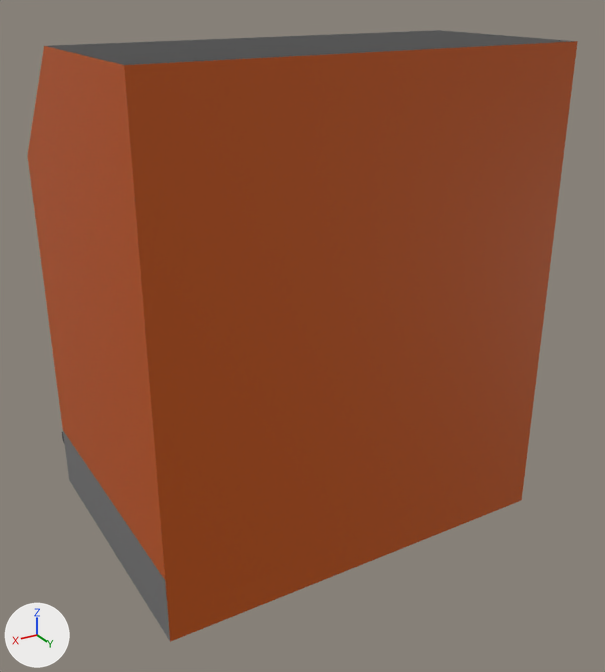
An edit to the OBJ model res/models/Buildings/Normal/NormalTriangleOrange.obj, drawn before and after from the same camera.
The view is the same before and after, from a 50 mm camera at (6.75, 11.68, 8.96) aimed at (-0.27, -0.02, 3.11). Arrows for +X, +Y and +Z are at lower left; the lights stay in place. Where no turn or scale is listed for an object, it has been applied to the vertices.

In view in the first picture: 'ZwyklyTrojkatnyPomaranczowy'.
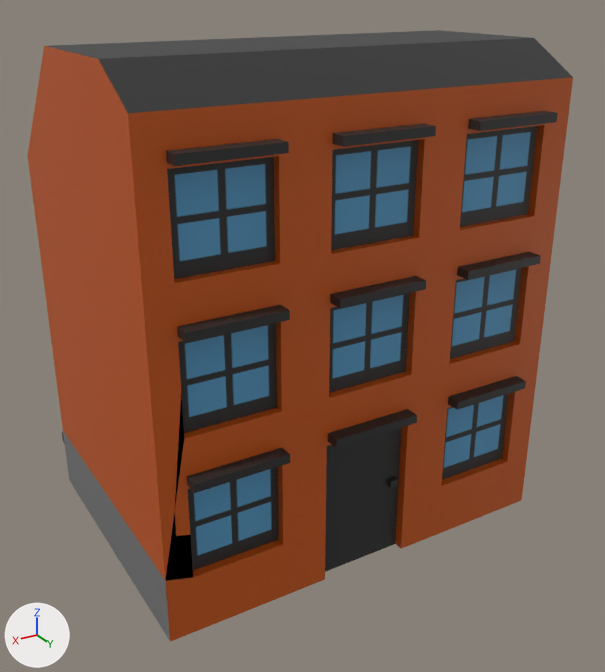
Pixel boxes (x1, y1, x2, y2) of what changed, in the pictures (605 x 672 px):
'ZwyklyTrojkatnyPomaranczowy', reshaped
    before: (27, 30, 578, 642)
    after: (27, 30, 573, 642)
part 1 of me_zwyklytrojkatnypomaranczowy, added (black)
    after: (166, 139, 289, 166)
part 2 of me_zwyklytrojkatnypomaranczowy, added (black)
    after: (333, 123, 436, 147)
part 3 of me_zwyklytrojkatnypomaranczowy, added (black)
    after: (468, 111, 557, 131)
part 4 of me_zwyklytrojkatnypomaranczowy, added
    after: (177, 305, 290, 343)
part 5 of me_zwyklytrojkatnypomaranczowy, added
    after: (330, 276, 426, 308)
part 6 of me_zwyklytrojkatnypomaranczowy, added
    after: (457, 252, 541, 280)
part 7 of me_zwyklytrojkatnypomaranczowy, added
    after: (187, 447, 290, 493)
part 8 of me_zwyklytrojkatnypomaranczowy, added
    after: (448, 376, 526, 410)
part 9 of me_zwyklytrojkatnypomaranczowy, added
    after: (328, 409, 417, 448)
part 10 of me_zwyklytrojkatnypomaranczowy, added
    after: (387, 477, 398, 488)
part 11 of me_zwyklytrojkatnypomaranczowy, built on
    before: (96, 37, 578, 584)
    after: (96, 37, 573, 584)

The change, as a diff of the scene's bpy script:
```diff
--- a/res/models/Buildings/Normal/NormalTriangleOrange.obj.py
+++ b/res/models/Buildings/Normal/NormalTriangleOrange.obj.py
@@ me_zwyklytrojkatnypomaranczowy @@
-me_zwyklytrojkatnypomaranczowy.from_pydata(...)  # 176 vertices, 139 faces; spans x -3.5..3.5, y -4.03..2.5, z 0.0..8.07
+me_zwyklytrojkatnypomaranczowy.from_pydata(...)  # 328 vertices, 269 faces; spans x -3.5..3.5, y -4.03..2.75, z 0.0..8.07
+# me_zwyklytrojkatnypomaranczowy part 1: the loose piece of 8 vertices spanning x 1.49..2.99, y -2.74..-2.47, z 3.32..3.45 is copied, and the copy is scaled about its middle by (-1, -0.946, 1), then moved by (0.1, 5.23, 3.65); it spans x 1.59..3.08, y 2.5..2.75, z 6.97..7.1
+# me_zwyklytrojkatnypomaranczowy part 2: the loose piece of 8 vertices spanning x -0.79..0.7, y -2.74..-2.47, z 3.32..3.45 is copied, and the copy is scaled about its middle by (-1, -0.946, 1), then moved by (0.1, 5.23, 3.65); it spans x -0.7..0.79, y 2.5..2.75, z 6.97..7.1
+# me_zwyklytrojkatnypomaranczowy part 3: the loose piece of 8 vertices spanning x -3.08..-1.59, y -2.74..-2.47, z 3.32..3.45 is copied, and the copy is scaled about its middle by (-1, -0.946, 1), then moved by (0.1, 5.23, 3.65); it spans x -2.98..-1.49, y 2.5..2.75, z 6.97..7.1
+# me_zwyklytrojkatnypomaranczowy part 4: the loose piece of 8 vertices spanning x 1.49..2.99, y -2.74..-2.47, z 3.32..3.45 is copied, and the copy is scaled about its middle by (-1, -0.946, 1), then moved by (0.1, 5.23, 1.45); it spans x 1.59..3.08, y 2.5..2.75, z 4.77..4.91
+# me_zwyklytrojkatnypomaranczowy part 5: the loose piece of 8 vertices spanning x -0.79..0.7, y -2.74..-2.47, z 3.32..3.45 is copied, and the copy is scaled about its middle by (-1, -0.946, 1), then moved by (0.1, 5.23, 1.45); it spans x -0.7..0.79, y 2.5..2.75, z 4.77..4.91
+# me_zwyklytrojkatnypomaranczowy part 6: the loose piece of 8 vertices spanning x -3.08..-1.59, y -2.74..-2.47, z 3.32..3.45 is copied, and the copy is scaled about its middle by (-1, -0.946, 1), then moved by (0.1, 5.23, 1.45); it spans x -2.98..-1.49, y 2.5..2.75, z 4.77..4.91
+# me_zwyklytrojkatnypomaranczowy part 7: the loose piece of 8 vertices spanning x 2.75..2.9, y -2.44..-2.31, z 2.06..2.18 is copied, and the copy is scaled about its middle by (-10.3, -2.02, 1.1), then moved by (-0.49, 4.98, 0.51); it spans x 1.59..3.08, y 2.47..2.74, z 2.56..2.7
+# me_zwyklytrojkatnypomaranczowy part 8: the loose piece of 8 vertices spanning x -3.08..-1.59, y -2.75..-2.5, z 5.6..5.74 is copied, and the copy is scaled about its middle by (-1, -1.06, 1), then moved by (0.09, 5.23, -3.04); it spans x -3.0..-1.51, y 2.47..2.74, z 2.56..2.7
+# me_zwyklytrojkatnypomaranczowy part 9: the loose piece of 8 vertices spanning x 2.75..2.9, y -2.44..-2.31, z 2.06..2.18 is copied, and the copy is scaled about its middle by (-10.3, -2.02, 1.1), then moved by (-2.76, 4.98, 0.51); it spans x -0.68..0.81, y 2.47..2.74, z 2.56..2.7
+# me_zwyklytrojkatnypomaranczowy part 10: the loose piece of 8 vertices spanning x -3.08..-1.59, y -2.75..-2.5, z 5.6..5.74 is copied, and the copy is scaled about its middle by (-0.097, -0.522, 0.908), then moved by (1.8, 5.0, -4.34); it spans x -0.61..-0.47, y 2.31..2.44, z 1.27..1.39
+# me_zwyklytrojkatnypomaranczowy part 11: 2 vertices removed from x -3.5..3.5, y 2.5, z 8.07; 76 vertices added at x -3.5..3.5, y 1.62..2.5, z 0.0..8.07
 me_zwyklytrojkatnypomaranczowy.materials.append(mat_basictexture)
```
